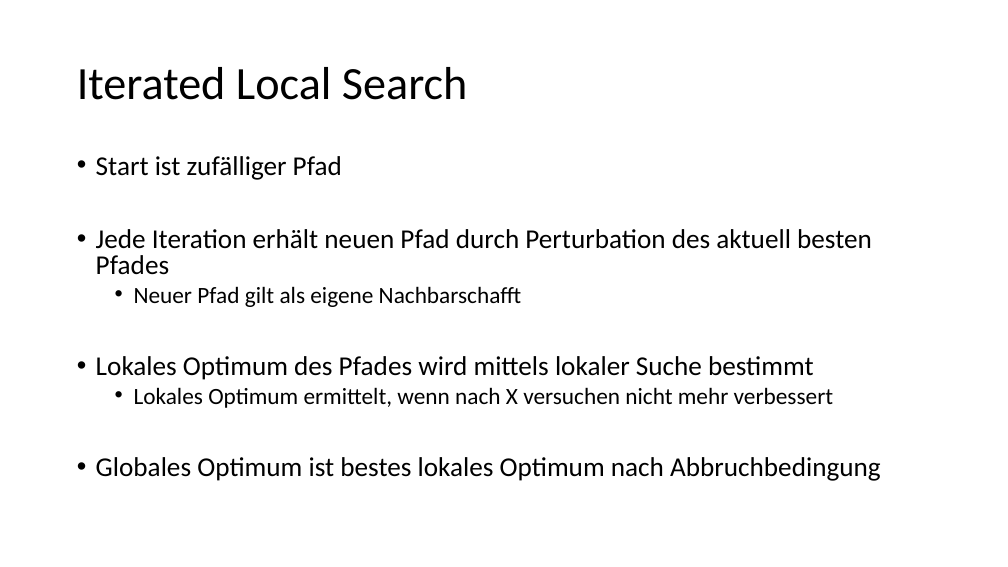
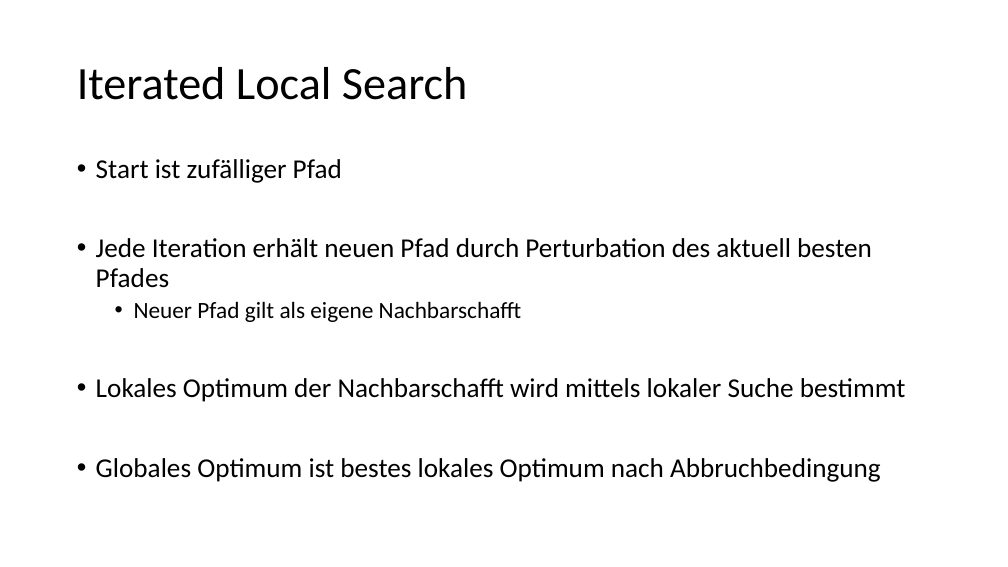
Before and after one commit to fritziF/Python-TSP-Heuristic, a slide deck: slide 2 of doc/Fritz_Svetoslav_TSP.pptx. Drawn at 1008x567 pixels with LibreOffice and Linux fonts; fonts in the diff are those of the drawing. Boxes give left, top, right and bottom in pixels: in the first picture for what was removed or moved away, otherwise in the second. Text is boxed around its words. In the diff, an @@ line names an element or a change of style, - is before the commit and + after.

```diff
--- a/doc/Fritz_Svetoslav_TSP.pptx
+++ b/doc/Fritz_Svetoslav_TSP.pptx
@@ text at (96,159,881,482): line spacing 0.8 to 0.9 @@
@@ text at (96,378,906,402): text changed; size 22.2 to 25.9 pt @@
-• Lokales Optimum des Pfades wird mittels lokaler Suche bestimmt
-  • Lokales Optimum ermittelt, wenn nach X versuchen nicht mehr verbessert
+• Lokales Optimum der Nachbarschafft wird mittels lokaler Suche bestimmt
```
Also in this commit, not shown: 4 other slides changed, 1 other file.
